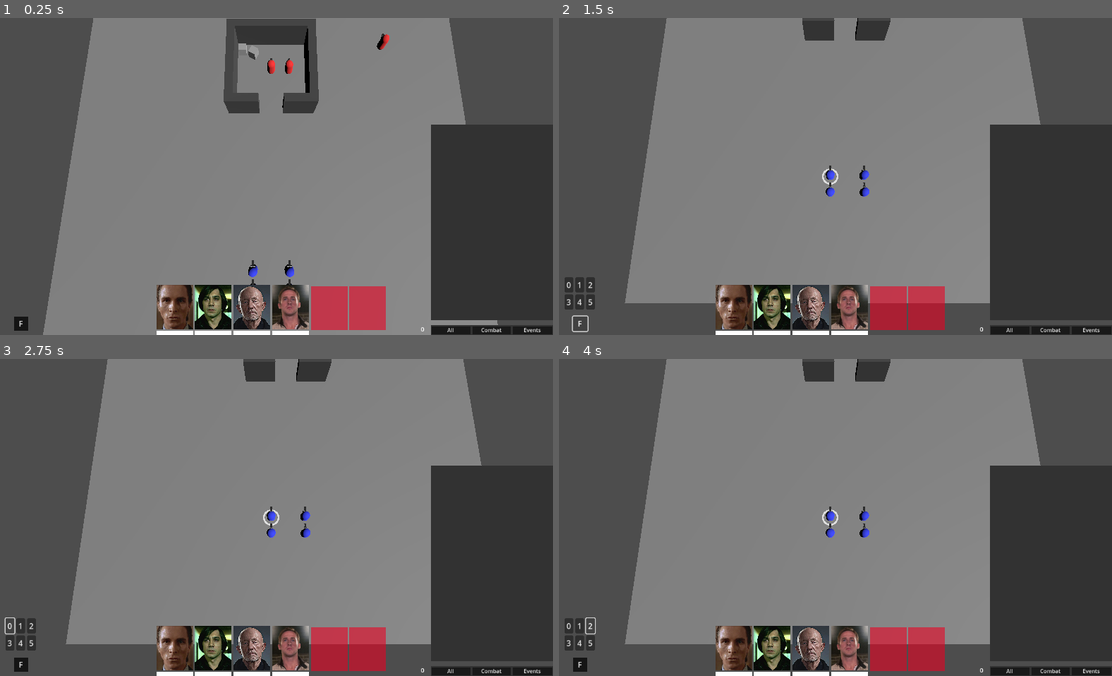
Above: before the commit, frames 1-4 (two rows, left to right).
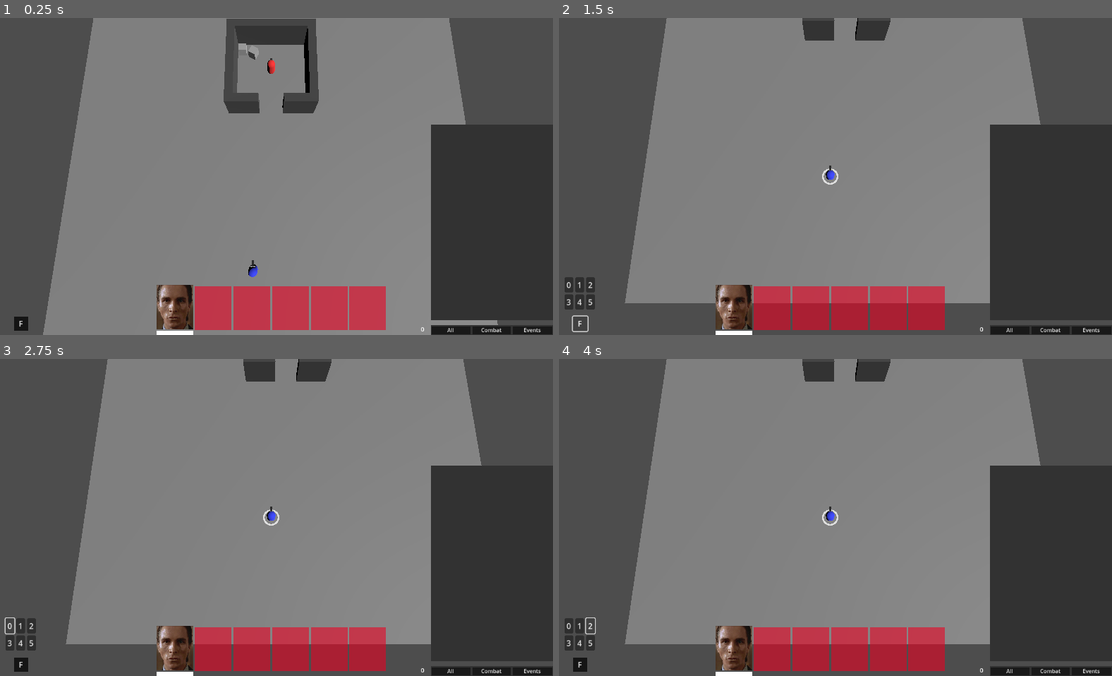
Above: after the commit, the same moments.

Repository: AAncapo/godot-rtwp
Game: Godot game, scene res://world.tscn
The game is run twice, just before and just after one commit, with the same random seed, the same clock (stepped at 60 frames per second) and the same inputs.
Inputs (mouse positions are in pixels of both pictures, inside the frame that each line leads up to):
- Up to frame 1 (0.25 s): no input
- Up to frame 2 (1.5 s): click (735, 306) at 0.52 s; click "F" at 1.25 s
- Up to frame 3 (2.75 s): click "0" at 2 s
- Up to frame 4 (4 s): click "1" at 2.75 s; click "2" at 3.5 s

The runs differ from the first frame. In frame 1, 3.3% of the frame differs, in the area x 35-71%, y 4-100%; in frame 2, 3.2%; in frame 3, 3.2%; in frame 4, 3.2%.
Error after the commit: Attempt to call function 'get_children' in base 'null instance' on a null instance. (res://characters/char_ai.gd:41)

Commit message:
Back to FSM

Diff:
--- a/characters/char_ai.gd
+++ b/characters/char_ai.gd
@@ -1,36 +1,25 @@
 extends Node3D
 
-@onready var _char : Character = get_parent()
 @onready var mov: CharacterMovement = $Movement
 @onready var wpn_controller: WeaponController = $WeaponController
 @onready var detectArea: DetectionArea = $DetectionArea
+@onready var stateMachine = $StateMachine
+@onready var _char:Character = get_parent()
 @onready var ai_enabled: bool = _char.team != 0
 
-### HOW IT WORKS ###
-# all states get access to movement, wpnCtrl & character nodes at ready()
-# the targets (char/pos) are assigned in their setters
-# before starting a new state load_state() sets all the main nodes props
-
-@export var initial_state: State
-@onready var stateMachine = $States
-var states: Dictionary = {}
-var current_state: State:
-	set(new_state):
-		if current_state:
-			current_state.exit()
-		new_state.enter()
-		current_state = new_state
 
 var target_char: Character:
 	set(value):
 		if value != null:
 			target_pos = Vector3.ZERO
 		target_char = value
+
 		for state in stateMachine.get_children():
 			state.target_char = value
 var target_pos: Vector3:
 	set(value):
 		target_pos = value
+
 		for state in stateMachine.get_children():
 			state.target_pos = value
 
@@ -39,6 +28,7 @@
 		rungun = value
 		if !rungun:
 			target_char = null
+
 		for state in stateMachine.get_children():
 			state.rungun = value
 
@@ -46,66 +36,14 @@
 func _ready():
 	mov._char = _char
 	detectArea.radius = _char.detection_range
-
-	######### init state machine ###########
+	GameEvents.character_died.connect(_on_character_died)
+	##### init state machine ####
 	for child in stateMachine.get_children():
-		if child is State:
-			states[child.name.to_lower()] = child
-			child.changed.connect(change_state)
-			child._char = _char
-			child.mov = mov
-			child.wpn_ctrl = wpn_controller
-			child.da = detectArea
-	if initial_state:
-		current_state = initial_state
-	########################################
-	GameEvents.character_died.connect(_on_character_died)
-
-
-func _process(delta):
-	if current_state:
-		current_state.update(delta)
-
-func _physics_process(delta):
-	if current_state:
-		current_state.update_physics(delta)
-
-
-func change_state(new_state_name:String):
-	var new_state: State = states.get(new_state_name.to_lower())
-	if !new_state:
-		print('ERROR: Cannot find a State.',new_state_name)
-		new_state = states.get('idle')
-
-	var mov_spd: float
-	var safe_dist: float
-	match new_state_name:
-		'idle':
-			pass
-		'wander':
-			pass
-		'follow':
-			mov_spd = _char.alert_spd
-			safe_dist = _char.base_safe_dist
-		'alert':
-			mov_spd = _char.alert_spd
-			safe_dist = _char.base_safe_dist
-		'combat':
-			mov_spd = _char.alert_spd
-			safe_dist = _char.optimal_hr
-		'interact':
-			mov_spd = _char.run_spd
-			safe_dist = _char.interact_range
-		'move':
-			mov_spd = _char.run_spd
-			safe_dist = _char.base_safe_dist
-
-	if mov_spd > 0 && safe_dist > 0:
-		mov.move_speed = mov_spd
-		_char.safe_dist = safe_dist
-	GameEvents.update_clg.emit(_char,str('entered ',new_state.name,' state'),_char)
-
-	current_state = new_state
+		child._char = _char
+		child.mov = mov
+		child.wpn_ctrl = wpn_controller
+		child.da = detectArea
+	#############################
 
 
 func _on_character_target_updated(new_target, force_to:bool):
@@ -115,14 +53,16 @@
 		target_char = new_target
 
 		if !_char.is_enemy(new_target):
-			current_state.changed.emit('interact')  #or interact idk
+			stateMachine.current_state.changed.emit('interact')
+			pass
 		else:
 			#at_range?
 			if _char.at_range_from(new_target):
-				current_state.changed.emit('alert') #is_inside_fov?
+				stateMachine.current_state.changed.emit('alert') #is_inside_fov?
+				pass
 			else:
-				current_state.changed.emit('follow')
-
+				stateMachine.current_state.changed.emit('follow')
+				pass
 	## the new target is a position vector
 	if new_target is Vector3:
 		target_pos = new_target
@@ -132,7 +72,7 @@
 		_char.safe_dist = _char.base_safe_dist
 		mov.move_speed = _char.alert_spd
 		if !rungun:
-			current_state.changed.emit('move')
+			stateMachine.current_state.changed.emit('move')
 #			print(target_pos)
 			return
 		mov.move_to(new_target)
@@ -141,6 +81,7 @@
 func _on_weapon_controller_equipped(new_equipped_wpn:Weapon):
 	_char.hit_range = new_equipped_wpn.wpn_range
 	new_equipped_wpn.wpn_owner = _char
+	detectArea.radius = _char.hit_range
 
 
 func _on_character_died(_character):
@@ -154,16 +95,18 @@
 		return
 	if ai_enabled && _char.is_enemy(body):
 		target_char = body
-		GameEvents.update_clg.emit(_char,'feels something kinda sus',body)
 		if _char.at_range_from(body):
-			current_state.changed.emit('alert') #is_inside_fov?
+			stateMachine.current_state.changed.emit('alert') #is_inside_fov?
+			pass
 		else:
-			current_state.changed.emit('follow')
+			stateMachine.current_state.changed.emit('follow')
+			pass
 
 func _on_detection_area_body_exited(body):
 	if ai_enabled && _char.is_enemy(body):
 		if target_char && target_char==body:
 			target_char = null
 			## WANDER ##
-			current_state.changed.emit('wander')
+			stateMachine.current_state.changed.emit('wander')
+			pass
 ###########################################
--- a/characters/char_movement.gd
+++ b/characters/char_movement.gd
@@ -6,17 +6,22 @@
 var stopping_dist: float = 0.2
 var move_speed: float  ## by default is set to run_speed
 var rotate: bool = true
+var target_reached:bool = false
+
 
 func _physics_process(delta: float) -> void:
 	var dir = Vector3()
 	if agent.distance_to_target() > stopping_dist:
-		dir = (agent.get_next_path_position() - _char.global_position).normalized()
+		var next_path_pos = agent.get_next_path_position()
+		dir = (next_path_pos - _char.global_position).normalized()
 		_char.velocity = _char.velocity.lerp(dir * move_speed, 10 * delta)
 
 		if rotate:
 			rotate_to(agent.get_next_path_position(), delta)
 
 		_char.move_and_slide()
+	else:
+		target_reached = true
 
 
 func move_to(target_pos: Vector3, _rotate:bool = true) -> void:
--- a/characters/character.gd
+++ b/characters/character.gd
@@ -31,13 +31,16 @@
 var optimal_hr: float = 1.5
 @export var aim_speed : float = 1.5
 
-@onready var mov: CharacterMovement = $CharacterAI/Movement
+@onready var mov: CharacterMovement = $Movement
+@onready var da: DetectionArea = $DetectionArea
 
 
 func _ready():
+	$CharacterAI._char = self
 	damaged.emit(current_health,max_health)
 	$Body/MeshInstance3D.get_surface_override_material(0).albedo_color = team_color
 	set_gui_indicators()
+#	$BehaviourRoot.actor = self
 
 
 func take_damage(_owner:Character, dmg:float):
--- /dev/null
+++ b/characters/state_machine.gd
@@ -0,0 +1,42 @@
+extends Node
+class_name StateMachine
+
+@export var initial_state: State
+
+var states: Dictionary = {}
+var current_state: State:
+	set(new_state):
+		if current_state:
+			current_state.exit()
+		new_state.enter()
+		current_state = new_state
+
+
+func _ready():
+	for child in get_children():
+		if child is State:
+			states[child.name.to_lower()] = child
+			child.changed.connect(change_state)
+
+	await get_tree().create_timer(1.0,true).timeout
+	if initial_state:
+		current_state = initial_state
+
+
+func _process(delta):
+	if current_state:
+		current_state.update(delta)
+
+
+func _physics_process(delta):
+	if current_state:
+		current_state.update_physics(delta)
+
+
+func change_state(new_state_name:String):
+	var new_state: State = states.get(new_state_name.to_lower())
+	if !new_state:
+		print('ERROR: Cannot find a State.',new_state_name)
+		new_state = states.get('idle')
+
+	current_state = new_state
--- a/project.godot
+++ b/project.godot
@@ -18,15 +18,13 @@
 [autoload]
 
 GameEvents="*res://globals/GameEvents.gd"
+BeehaveGlobalMetrics="*res://addons/beehave/metrics/beehave_global_metrics.gd"
+BeehaveGlobalDebugger="*res://addons/beehave/debug/global_debugger.gd"
 
 [editor]
 
 version_control/plugin_name="GitPlugin"
 version_control/autoload_on_startup=true
-
-[editor_plugins]
-
-enabled=PackedStringArray()
 
 [input]
 
--- a/world.tscn
+++ b/world.tscn
@@ -125,7 +125,6 @@
 
 [node name="PlayerTeam" type="Node" parent="."]
 script = ExtResource("5_3bb4d")
-players_in_team = 4
 ph_portraits = Array[CompressedTexture2D]([ExtResource("5_f0ihv"), ExtResource("6_6vbr5"), ExtResource("7_s6oam"), ExtResource("8_ef1ag"), ExtResource("9_c8wmh")])
 
 [node name="Players" type="Node3D" parent="PlayerTeam"]
@@ -223,7 +222,6 @@
 
 [node name="EnemyTeam" type="Node" parent="."]
 script = ExtResource("10_x0kho")
-enemies_in_team = 3
 
 [node name="SpawnPositions" type="Node" parent="EnemyTeam"]
 
